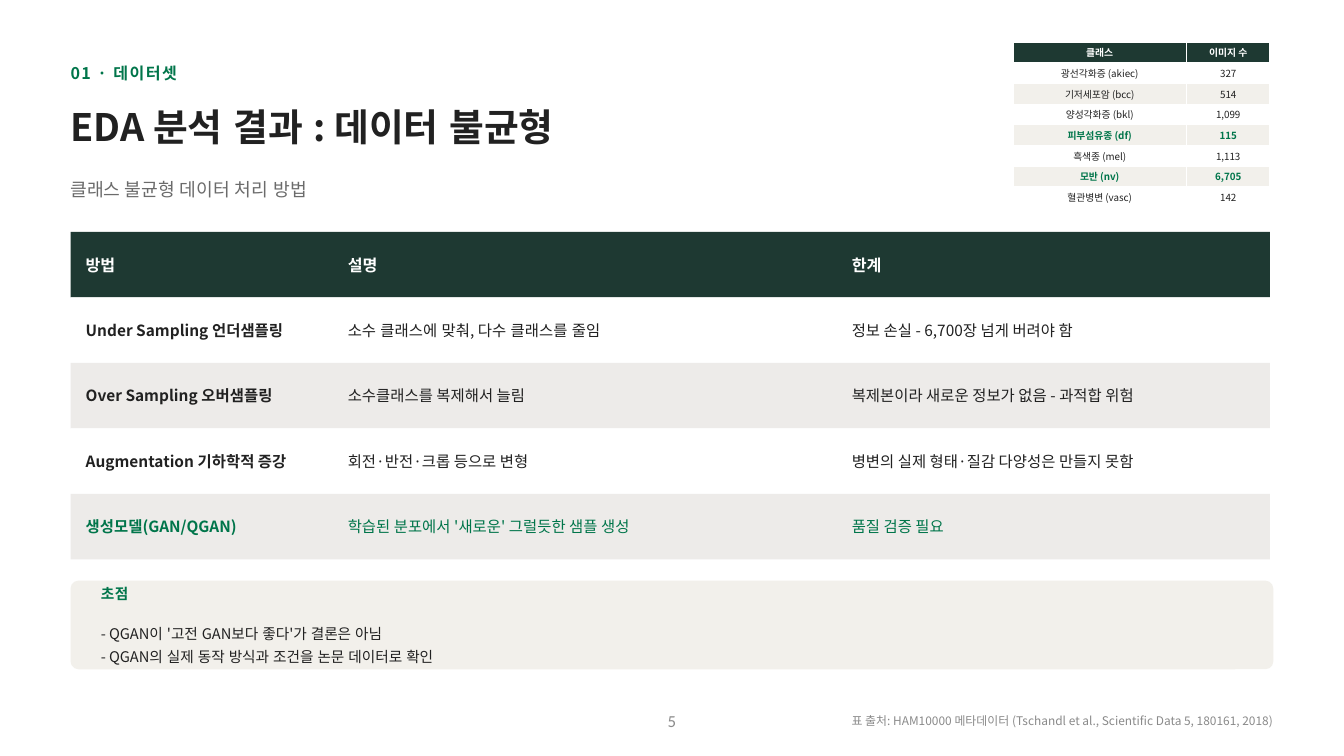
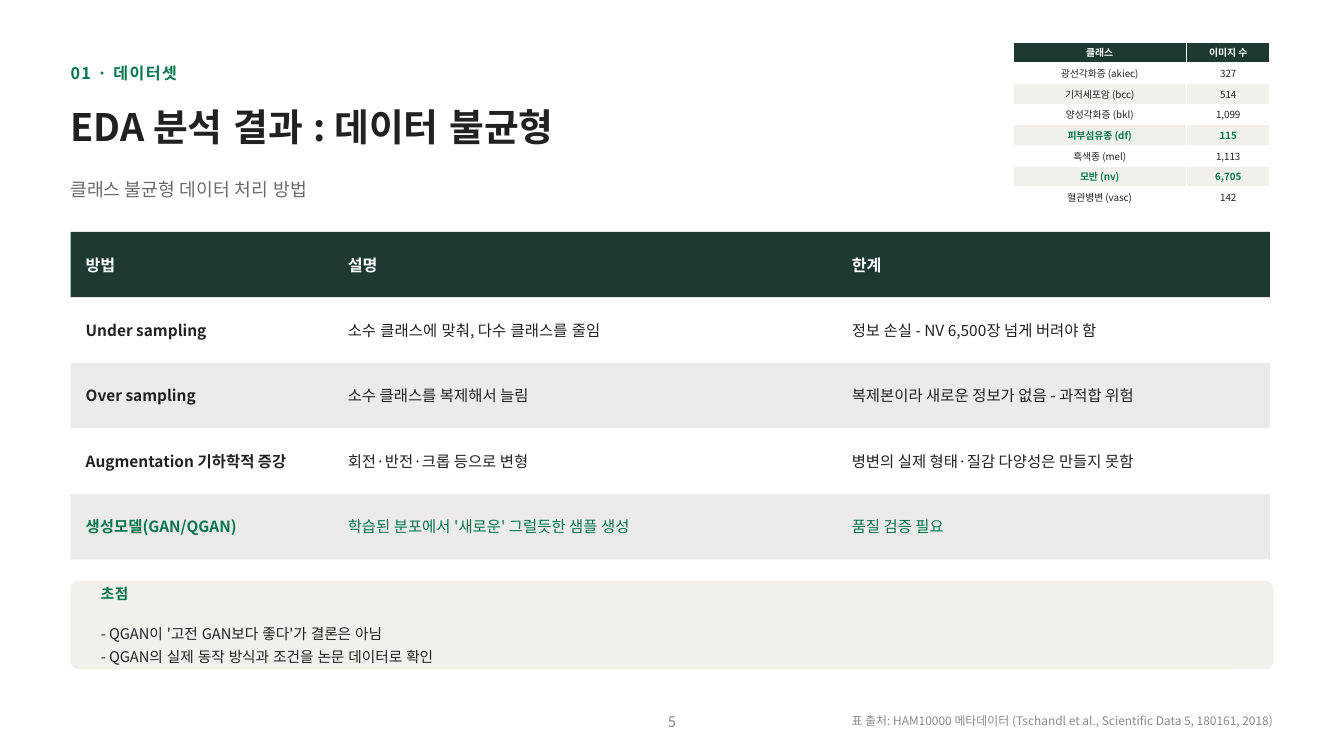
Before and after one commit to hyunhp/skin_disease_qml, a slide deck: slide 5 of practice/day1_slides/day1_theory_slides.pptx. Drawn at 1344x756 pixels with LibreOffice and Linux fonts; fonts in the diff are those of the drawing. Boxes give left, top, right and bottom in pixels: in the first picture for what was removed or moved away, otherwise in the second. Text is boxed around its words. In the diff, an @@ line names an element or a change of style, - is before the commit and + after.

```diff
--- a/practice/day1_slides/day1_theory_slides.pptx
+++ b/practice/day1_slides/day1_theory_slides.pptx
@@ text at [86,323,206,340]: text changed @@
-Under Sampling 언더샘플링
+Under sampling
@@ text at [852,323,1096,339]: text changed @@
-정보 손실 - 6,700장 넘게 버려야 함
+정보 손실 - NV 6,500장 넘게 버려야 함
@@ text at [86,388,196,405]: text changed @@
-Over Sampling 오버샘플링
+Over sampling
@@ text at [348,388,528,402]: spaces changed @@
-소수클래스를 복제해서 늘림
+소수 클래스를 복제해서 늘림
```
Also in this commit, not shown: 15 other slides changed, 1 other file.
